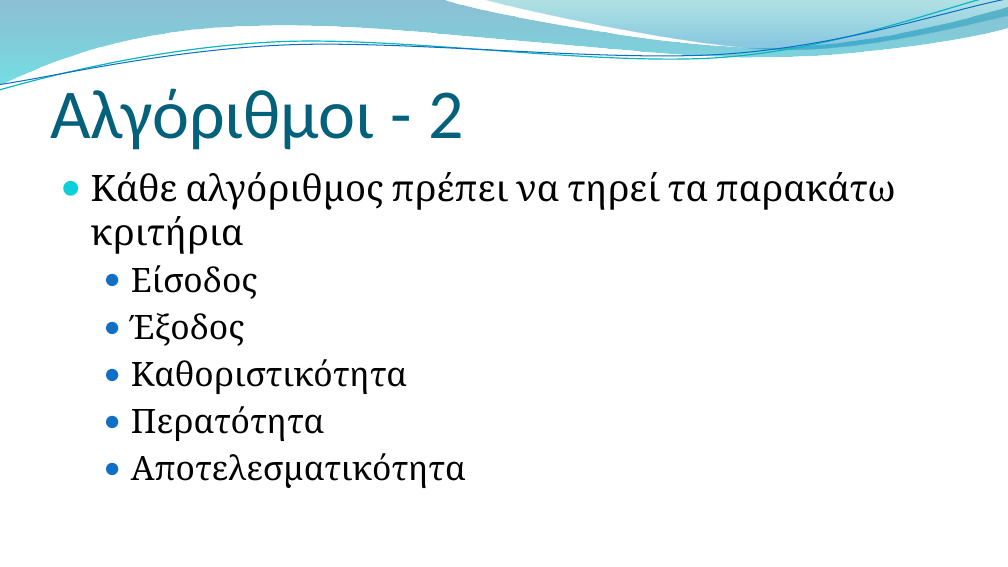
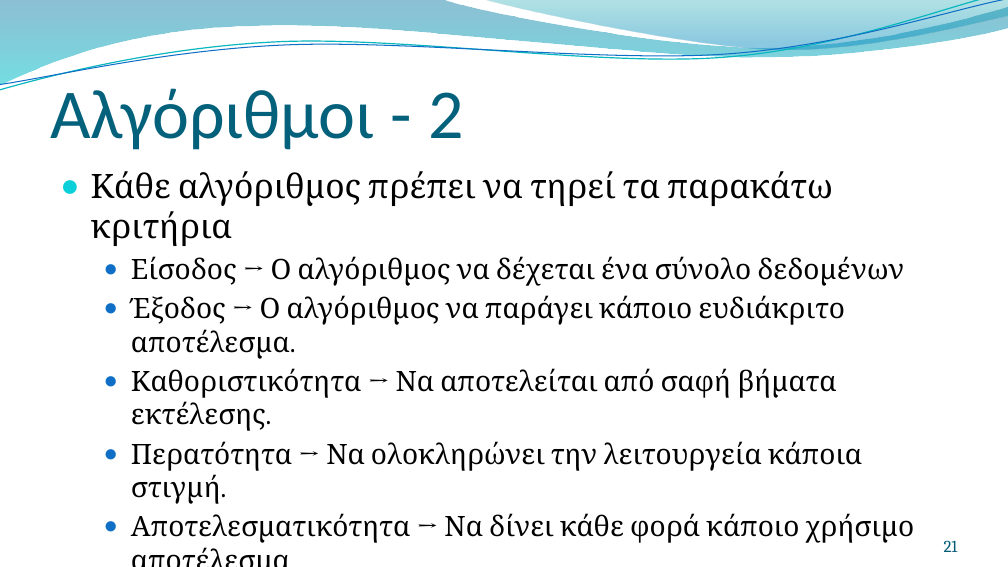
Before and after one commit to PyLamGR/PyLam-Edu, a slide deck: slide 21 of Workshops/25.11.2017 - Python. The Basics - Volume 1 -/Presentations/PowerPoint/1. Εισαγωγικα.pptx (slide 20 before the commit). Drawn at 1008x567 pixels with LibreOffice and Linux fonts; fonts in the diff are those of the drawing; background and template pictures are left out. Boxes give left, top, right and bottom in pixels: in the first picture for what was removed or moved away, otherwise in the second. Text is boxed around its words. In the diff, an @@ line names an element or a change of style, - is before the commit and + after.

```diff
--- a/Workshops/25.11.2017 - Python. The Basics - Volume 1 -/Presentations/PowerPoint/1. Εισαγωγικα.pptx
+++ b/Workshops/25.11.2017 - Python. The Basics - Volume 1 -/Presentations/PowerPoint/1. Εισαγωγικα.pptx
@@ text at box(91, 171, 833, 246): size 26 to 24 pt in "Κάθε αλγόριθμος πρέπει να τηρεί τα παρακάτω ..." @@
@@ text at box(131, 256, 915, 543): text changed; size 24 to 20 pt @@
-  ● Είσοδος
-  ● Έξοδος
-  ● Καθοριστικότητα
-  ● Περατότητα
-  ● Αποτελεσματικότητα
+  ● Είσοδος → Ο αλγόριθμος να δέχεται ένα σύνολο δεδομένων
+  ● Έξοδος → Ο αλγόριθμος να παράγει κάποιο ευδιάκριτο αποτέλεσμα.
+  ● Καθοριστικότητα → Να αποτελείται από σαφή βήματα εκτέλεσης.
+  ● Περατότητα → Να ολοκληρώνει την λειτουργεία κάποια στιγμή.
+  ● Αποτελεσματικότητα → Να δίνει κάθε φορά κάποιο χρήσιμο αποτέλεσμα.
@@ page number added at box(944, 540, 958, 552), 12 pt, text #045D75 @@
+21
```
Also in this commit, not shown: 27 other slides changed, 1 slide added, 1 slide removed, 5 other files.
